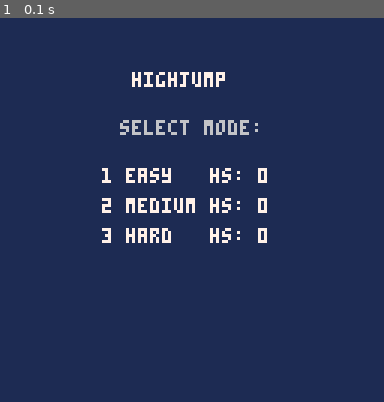
Above: before the commit, frame 1.
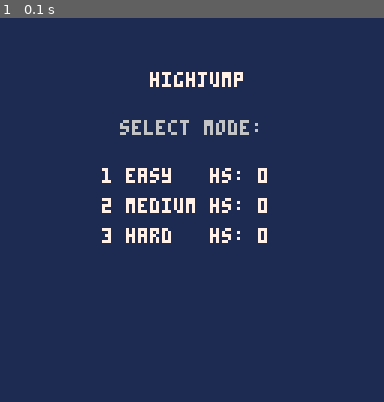
Above: after the commit, the same moment.

Repository: FlorianErbel/Gamedevelopment
Game: PICO-8 cartridge doodle.p8
The game is run twice, just before and just after one commit, with the same random seed, the same clock (stepped at 60 frames per second) and the same inputs.
Inputs:
- Up to frame 1 (0.1 s): no input

The runs differ from the first frame. In frame 1, 0.5% of the frame differs, in the area x 34-64%, y 14-18%.

Commit message:
Anzeigename geändert

Diff:
--- a/src/Main.lua
+++ b/src/Main.lua
@@ -145,7 +145,7 @@
         local hs_hard = load_highscore(Difficulty.HARD)
 
         -- Menü anzeigen
-        print("highjump", 44, 18, 7)
+        print("highjump", 50, 18, 7)
         print("select mode:", 40, 34, 6)
         print("1 easy   hs: " .. hs_easy, 34, 50, 7)
         print("2 medium hs: " .. hs_medium, 34, 60, 7)
